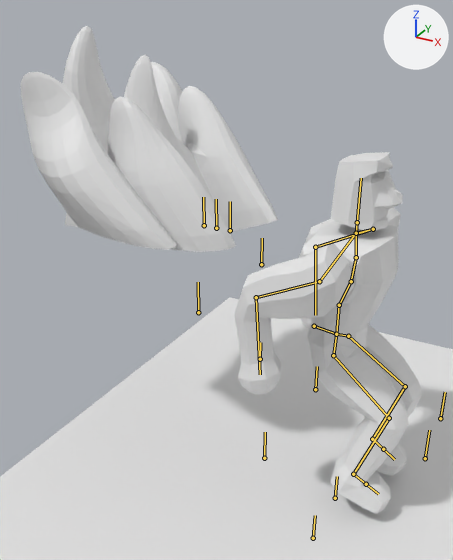
Renders of the Blender file Models/Tiki.blend from each side of a commit.
Rendered twice from a 50 mm lens placed at (5.3, -16.76, 14.25), pointed at (-3.88, -0.08, 5.91). Every picture has the same lights, and +X, +Y and +Z are marked at upper right. The bones that bend it are drawn over the model as lines.
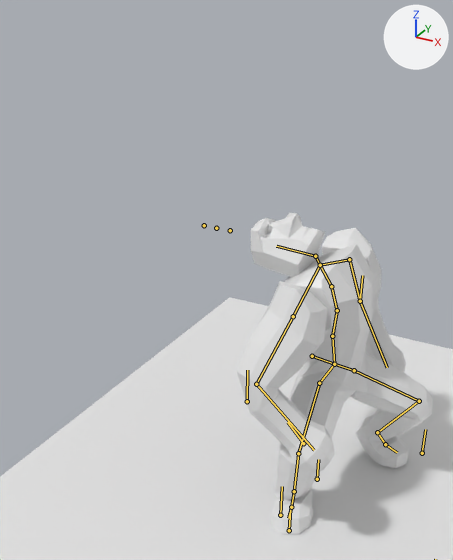
The newer file adds an action. The first version stands in its rest pose; the second is drawn at frame 0 of the action 'FwdNormal'.

Pixel boxes [x1, y1, x2, y2] of what changed, in the pictures (453 x 560 px):
'torso', posed: before [234, 207, 422, 514]; after [237, 228, 432, 534]
'Cube', posed (not visible afterwards): before [108, 55, 278, 252]
'Cube.001', posed (not visible afterwards): before [21, 26, 182, 250]
'head', posed (20% shorter): before [331, 152, 403, 232]; after [251, 213, 325, 277]
bone 'Bone', root to tip: before (230, 230) to (230, 201); after (230, 230) to (230, 230)
bone 'Bone.001', root to tip: before (216, 228) to (216, 199); after (216, 228) to (216, 228)
bone 'Bone.006', root to tip: before (425, 458) to (429, 430); after (280, 515) to (282, 486)
bone 'Bone.024', root to tip: before (261, 264) to (262, 238); after (360, 301) to (362, 275)
bone 'Bone.025', root to tip: before (198, 312) to (198, 282); after (247, 401) to (247, 370)
bone 'Bone.026', root to tip: before (315, 389) to (317, 366); after (422, 453) to (425, 429)
bone 'Bone.028', root to tip: before (335, 498) to (337, 476); after (317, 479) to (318, 459)
bone 'Bone.029', root to tip: before (313, 538) to (315, 515); after (289, 530) to (290, 509)
bone 'Bone.030', root to tip: before (314, 326) to (336, 334); after (312, 356) to (334, 364)
bone 'Bone.010', root to tip: before (336, 334) to (348, 336); after (334, 364) to (354, 370)
bone 'Bone.014', root to tip: before (383, 449) to (394, 459); after (385, 444) to (397, 452)
bone 'Bone', root to tip: before (336, 334) to (339, 305); after (334, 364) to (332, 336)
bone 'Bone.015', root to tip: before (357, 222) to (361, 178); after (315, 256) to (276, 246)
bone 'Bone.031', root to tip: before (260, 359) to (260, 342); after (303, 443) to (287, 422)
bone 'Bone.019', root to tip: before (336, 334) to (333, 355); after (334, 364) to (319, 383)
bone 'Bone.022', root to tip: before (353, 474) to (366, 484); after (294, 491) to (291, 507)
bone 'Bone.023', root to tip: before (366, 484) to (378, 494); after (291, 507) to (288, 518)

The change in detail:
Bone 'Bone' (bone_bone) is rescaled from (1.0, 1.0, 1.0) to (0.0, 0.0, 0.0).
Bone 'Bone.001' (bone_bone_001) is rescaled from (1.0, 1.0, 1.0) to (0.0, 0.0, 0.0).
Bone 'Bone.001' (bone_bone_001_) moves from (0.0, 0.0, 0.0) to (1.71, -1.09, 1.42).
Bone 'Bone.001' (bone_bone_001_) turns from (0, 0, 0) to (0, 30, 0) degrees about its own x, y and z.
Bone 'Bone.006' (bone_bone_006) moves from (0.0, 0.0, 0.0) to (-3.06, -0.71, -3.38).
Bone 'Bone.006' (bone_bone_006) turns from (0, 0, 0) to (0, 30, 0) degrees about its own x, y and z.
Bone 'Bone.024' (bone_bone_024) moves from (0.0, 0.0, 0.0) to (3.38, -1.16, 1.15).
Bone 'Bone.024' (bone_bone_024) turns from (0, 0, 0) to (0, 70, 0) degrees about its own x, y and z.
Bone 'Bone.025' (bone_bone_025) moves from (0.0, 0.0, 0.0) to (2.51, -1.4, -1.64).
Bone 'Bone.026' (bone_bone_026) moves from (0.0, 0.0, 0.0) to (4.11, -1.16, -0.23).
Bone 'Bone.026' (bone_bone_026) turns from (0, 0, 0) to (0, 70, 0) degrees about its own x, y and z.
Bone 'Bone.027' (bone_bone_027) moves from (0.0, 0.0, 0.0) to (5.5, -2.29, -0.14).
Bone 'Bone.028' (bone_bone_028) moves from (0.0, 0.0, 0.0) to (-1.36, -1.09, 1.85).
Bone 'Bone.028' (bone_bone_028) turns from (0, 0, 0) to (0, 30, 0) degrees about its own x, y and z.
Bone 'Bone.029' (bone_bone_029) moves from (0.0, 0.0, 0.0) to (-1.02, -0.47, 0.35).
Bone 'Bone.029' (bone_bone_029) turns from (0, 0, 0) to (0, 30, 0) degrees about its own x, y and z.
Bone 'Bone.030' (bone_bone_030) moves from (0.0, 0.0, 0.0) to (-1.09, 0.11, -0.01).
Bone 'Bone.010' (bone_bone_010) turns from (0, 0, 0) to (-3, -13, 27) degrees about its own x, y and z.
Bone 'Bone.014' (bone_bone_014) turns from (0, 0, 0) to (2, 6, 35) degrees about its own x, y and z.
Bone 'Bone' (bone_bone_) turns from (0, 0, 0) to (0, 0, 94) degrees about its own x, y and z.
Bone 'Bone.015' (bone_bone_015) turns from (0, 0, 0) to (0, 0, 56) degrees about its own x, y and z.
Bone 'Bone.031' (bone_bone_031) moves from (0.0, 0.0, 0.0) to (-0.1, -0.2, -0.05).
Bone 'Bone.031' (bone_bone_031) is rescaled from (1.0, 1.0, 1.0) to (1.4, 1.4, 1.4).
Bone 'Bone.019' (bone_bone_019) turns from (0, 0, 0) to (21, -10, -21) degrees about its own x, y and z.
Bone 'Bone.022' (bone_bone_022) turns from (0, 0, 0) to (-41, -19, 10) degrees about its own x, y and z.
Bone 'Bone.023' (bone_bone_023) turns from (0, 0, 0) to (0, 0, 31) degrees about its own x, y and z.
